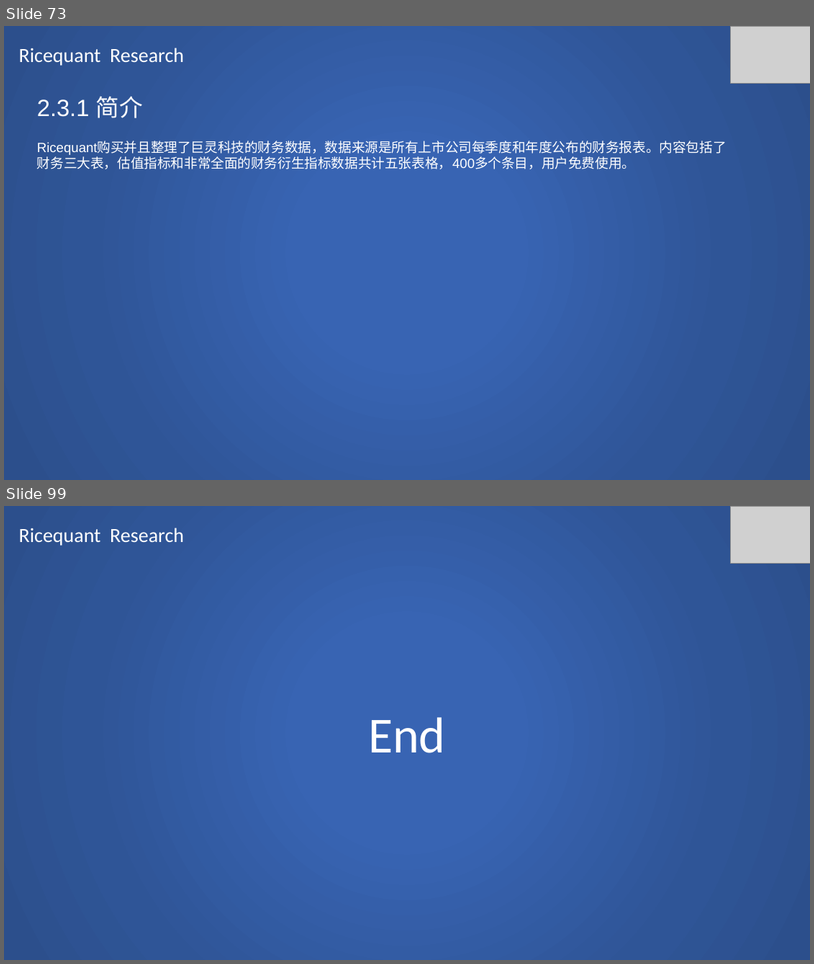
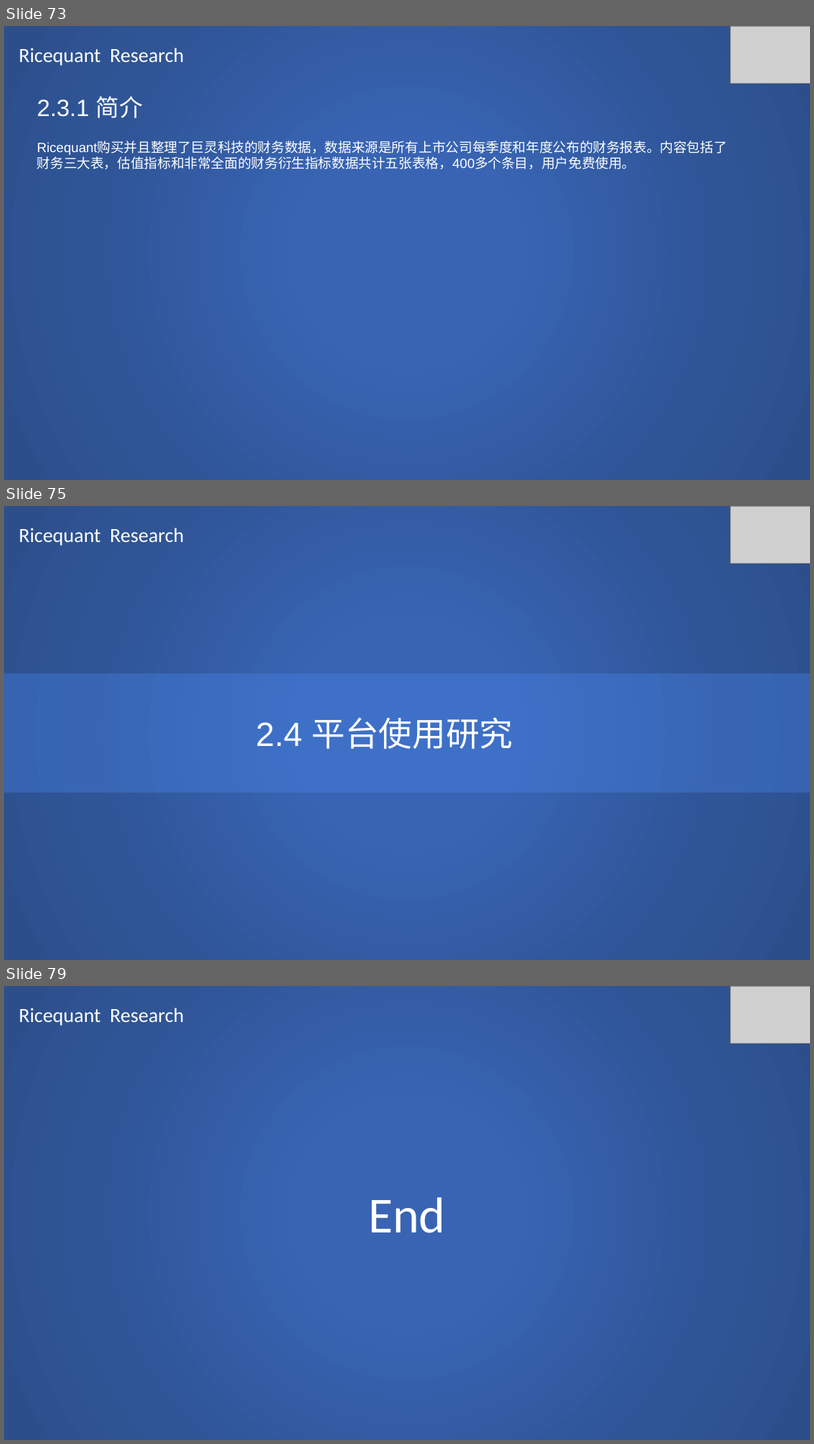
Before and after one commit to SCITLAS/Stellar, a slide deck: Stellar_0.1/documents/rice_quant_research.pptx. Shown one above the other, each under a label of ours: slides 73 and 99 before the commit, slides 73, 75 and 79 after it; the slides between them are not shown. The pictures are 814x964 and 814x1444 pixels, drawn with LibreOffice and Linux fonts; fonts in the diff are those of the drawing; grey boxes stand for pictures. Boxes give left, top, right and bottom in pixels: in the first picture for what was removed or moved away, otherwise in the second. Text is boxed around its words. In the diff, an @@ line names an element or a change of style, - is before the commit and + after.

Commit message:
Ricequant research 60% done.

```diff
--- a/Stellar_0.1/documents/rice_quant_research.pptx
+++ b/Stellar_0.1/documents/rice_quant_research.pptx
@@ slide 75 added at (x1=4, y1=506, x2=810, y2=960), background #FFFFFF @@
@@ rectangle added at (x1=4, y1=506, x2=810, y2=960), fill gradient #3864B3 to #2F5597 to #2C4F8C @@
@@ picture added at (x1=730, y1=506, x2=810, y2=563) @@
@@ text added at (x1=19, y1=528, x2=184, y2=546), 24 pt, text #FFFFFF @@
+Ricequant Research
@@ rectangle added at (x1=4, y1=674, x2=810, y2=793), fill #4B89F0 at 34% opacity @@
@@ text added at (x1=256, y1=717, x2=514, y2=749), 40 pt, text #FFFFFF @@
+2.4 平台使用研究
@@ what was slide 99 is now slide 79 @@
```
Also in this commit, not shown: 3 slides changed, 3 other slides added, 24 slides removed.
